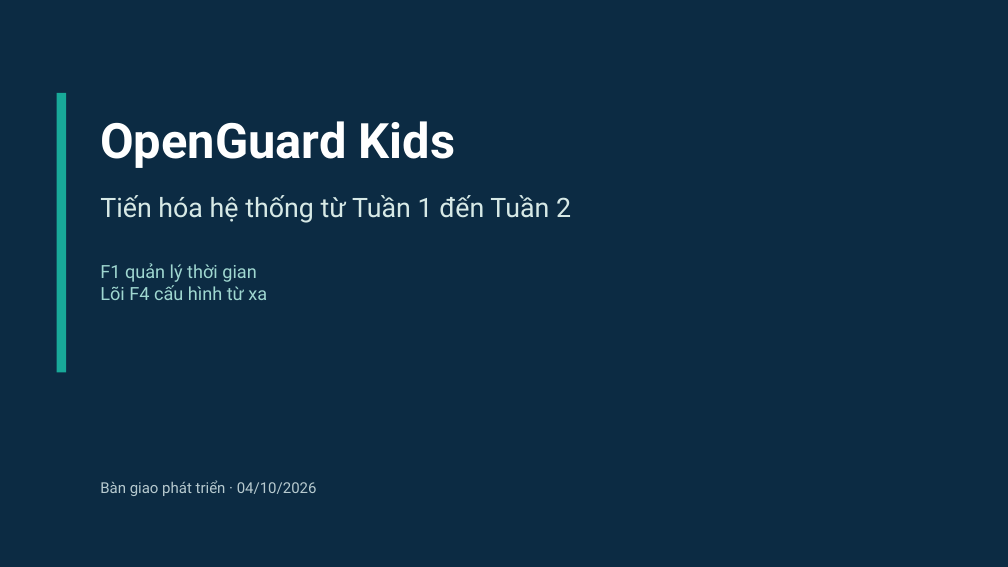
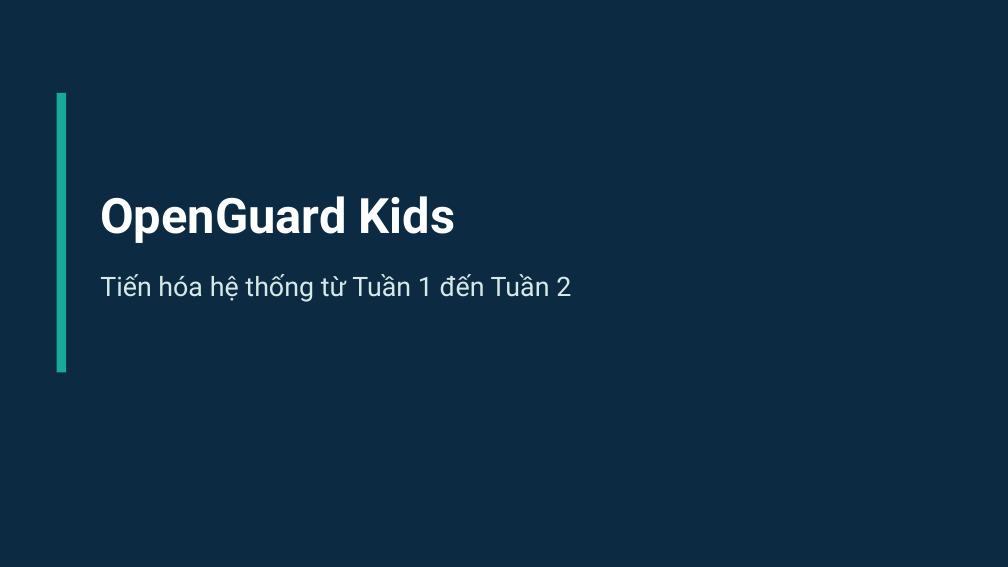
Before and after one commit to 23120357/openguard-kids-project, a slide deck: slide 1 of output/presentation/OpenGuardKids_Tuan1_den_Tuan2.pptx. Drawn at 1008x567 pixels with LibreOffice and Linux fonts; fonts in the diff are those of the drawing. Boxes give left, top, right and bottom in pixels: in the first picture for what was removed or moved away, otherwise in the second. Text is boxed around its words. In the diff, an @@ line names an element or a change of style, - is before the commit and + after.

```diff
--- a/output/presentation/OpenGuardKids_Tuan1_den_Tuan2.pptx
+++ b/output/presentation/OpenGuardKids_Tuan1_den_Tuan2.pptx
@@ text "OpenGuard Kids": place and size @@
-text "OpenGuard Kids" at [100,121,456,168]
+text "OpenGuard Kids" at [100,196,456,243]
@@ text "Tiến hóa hệ thống từ ...": place and size @@
-text "Tiến hóa hệ thống từ ..." at [100,195,571,223]
+text "Tiến hóa hệ thống từ ..." at [100,274,571,302]
@@ text removed at [100,263,267,300] @@
-F1 quản lý thời gian
-Lõi F4 cấu hình từ xa
@@ text removed at [100,480,317,496] @@
-Bàn giao phát triển · 04/10/2026
```
Also in this commit, not shown: 7 other slides changed, 5 slides added, 21 other files.
